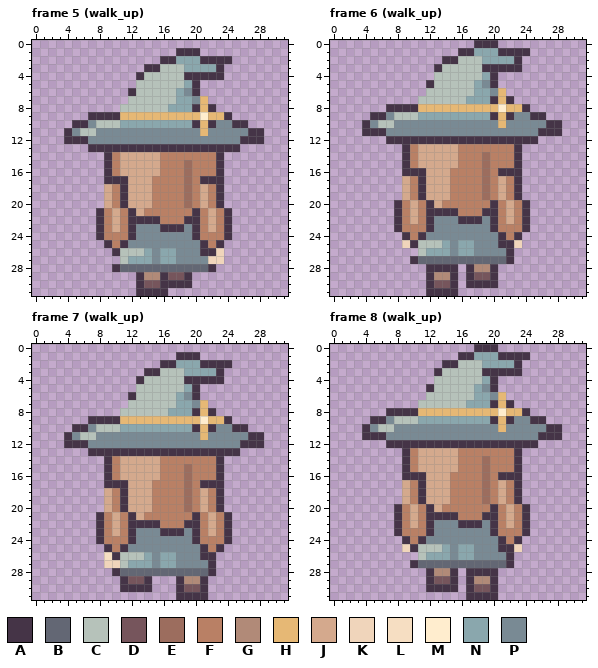
Two states of a pixel-art file, Art/Characters/NPC32/residents/aster.aseprite. The picture above is the old version.
32x32 pixels, 22 frames. Colours within 5 levels of each other are drawn and written as one. Shown: frame 5 (walk_up), frame 6 (walk_up), frame 7 (walk_up), frame 8 (walk_up). The commit also changed other frames, which this record leaves out.
Palette (. is transparent): A #453447  B #636774  C #b6c2ba  D #76555c  E #9c6d5e  F #b98065  G #b18a78  H #e6b875  J #d4a98d  K #f0d5bb  L #f6dec2  M #ffedce  N #8aa7ad  P #798a94
After the commit:
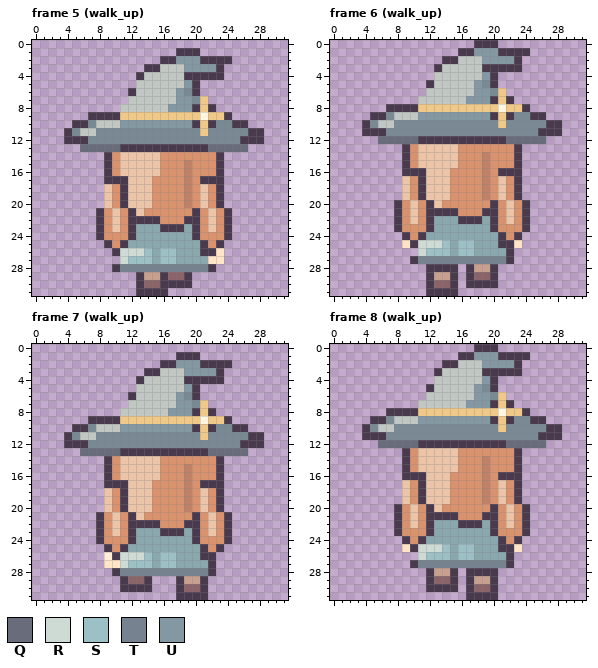
Colours new in this view: Q #696d7b  R #cedbd4  S #9cc0c6  T #76828f  U #8398a2
Difference:
@@ palette @@
-A #453447
+A #4a3a4e
-C #b6c2ba
+C #c1c7c2
-D #76555c
+D #8a6468
-E #9c6d5e
+E #bf8268
-F #b98065
+F #d9926e
-G #b18a78
+G #c8a090
-H #e6b875
+H #f0c888
-J #d4a98d
+J #ecc4a8
-K #f0d5bb
+K #ffe4c8
-L #f6dec2
+L #ffedd5
-M #ffedce
+M #fff6e2
--- frame 5 (walk_up), layers "Headwear", "Clothing"
@@ x 0..31 @@
  1 ..................AAA...........
- 2 ................AANNNAAAA.......
- 3 ..............AACCCNNNNA........
+ 2 ................AAUUUAAAA.......
+ 3 ..............AACCCUUUUA........
  4 .............ACCCCCAAAAA........
- 5 .............CCCCCCNA...........
- 6 ............ACCCCCNPA...........
- 7 ............CCCCCCNNPH..........
- 8 ...........CCCCCCNNNAHA.........
+ 5 .............CCCCCCUA...........
+ 6 ............ACCCCCUPA...........
+ 7 ............CCCCCCUUPH..........
+ 8 ...........CCCCCCUUUAHA.........
  9 .......AAAAHHHHHHHHHHMHHA.......
-10 .....AAPCCCNNNNNNNNNAHAPPAA.....
+10 .....AAPCCCUUUUUUUUUAHAPPAA.....
 11 ....APCCPPPPPPPPPPPPPHPPPPPAA...
 12 ....AAAPPPPPPPPPPPPPPPPPPPAAA...
-13 .......AAAAAAAAAAAAAAAAAAA......
+13 ......QQQQQAAAAAAAAAAAQQQQQ.....
 14 .........AFJJJJJFFFFFFFA........
@@ x 9..23 @@
 22 FJFAAAAFFFAAFJF
-23 FJFAPPPAAAPAFJF
-24 FFFAPPPPPPPAFFF
-25 AFAPPPPPPPPPAFA
-26 .ACCCNPNNPPPAAK
-27 ..CNNNPNNPPPPKK
-28 .ABBBBBBBBBBBA.
+23 FJFANNNAAANAFJF
+24 FFFANNNNNNNAFFF
+25 AFANNNNNNNNNAFA
+26 .ARRRSNSSNNNAAK
+27 ..RSSSNSSNNNNKK
+28 .ATTTTTTTTTTTA.
 29 ....AGGADDA....
--- frame 6 (walk_up), layers "Headwear", "Clothing"
@@ x 0..31 @@
  0 ..................AAA...........
- 1 ................AANNNAAAA.......
- 2 ..............AACCCNNNNA........
+ 1 ................AAUUUAAAA.......
+ 2 ..............AACCCUUUUA........
  3 .............ACCCCCAAAAA........
- 4 .............CCCCCCNA...........
- 5 ............ACCCCCNPA...........
- 6 ............CCCCCCNNPH..........
- 7 ...........CCCCCCNNNAHA.........
+ 4 .............CCCCCCUA...........
+ 5 ............ACCCCCUPA...........
+ 6 ............CCCCCCUUPH..........
+ 7 ...........CCCCCCUUUAHA.........
  8 .......AAAAHHHHHHHHHHMHHA.......
- 9 .....AAPCCCNNNNNNNNNAHAPPAA.....
+ 9 .....AAPCCCUUUUUUUUUAHAPPAA.....
 10 ....APCCPPPPPPPPPPPPPHPPPPPAA...
 11 ....AAAPPPPPPPPPPPPPPPPPPPAAA...
-12 .......AAAAAAAAAAAAAAAAAAA......
+12 ......QQQQQAAAAAAAAAAAQQQQQ.....
 13 .........AFJJJJJFFFFFFFA........
@@ x 9..23 @@
 21 FJFAAAAFFFAAFJF
-22 FJFAPPPAAAPAFJF
-23 FFFAPPPPPPPAFFF
-24 AFAPPPPPPPPPAFA
-25 KACCCNPNNPPPAAK
-26 ..CNNNPNNPPPPA.
-27 .ABBBBBBBBBBBA.
+22 FJFANNNAAANAFJF
+23 FFFANNNNNNNAFFF
+24 AFANNNNNNNNNAFA
+25 KARRRSNSSNNNAAK
+26 ..RSSSNSSNNNNA.
+27 .ATTTTTTTTTTTA.
 28 ...AAAA.AGGA...
--- frame 7 (walk_up), layers "Headwear", "Clothing"
@@ x 0..31 @@
  1 ..................AAA...........
- 2 ................AANNNAAAA.......
- 3 ..............AACCCNNNNA........
+ 2 ................AAUUUAAAA.......
+ 3 ..............AACCCUUUUA........
  4 .............ACCCCCAAAAA........
- 5 .............CCCCCCNA...........
- 6 ............ACCCCCNPA...........
- 7 ............CCCCCCNNPH..........
- 8 ...........CCCCCCNNNAHA.........
+ 5 .............CCCCCCUA...........
+ 6 ............ACCCCCUPA...........
+ 7 ............CCCCCCUUPH..........
+ 8 ...........CCCCCCUUUAHA.........
  9 .......AAAAHHHHHHHHHHMHHA.......
-10 .....AAPCCCNNNNNNNNNAHAPPAA.....
+10 .....AAPCCCUUUUUUUUUAHAPPAA.....
 11 ....APCCPPPPPPPPPPPPPHPPPPPAA...
 12 ....AAAPPPPPPPPPPPPPPPPPPPAAA...
-13 .......AAAAAAAAAAAAAAAAAAA......
+13 ......QQQQQAAAAAAAAAAAQQQQQ.....
 14 .........AFJJJJJFFFFFFFA........
@@ x 9..23 @@
 22 FJFAAAAFFFAAFJF
-23 FJFAPPPAAAPAFJF
-24 FFFAPPPPPPPAFFF
-25 AFAPPPPPPPPPAFA
-26 LACCCNPNNPPPAA.
-27 KKCNNNPNNPPPPA.
-28 .ABBBBBBBBBBBA.
+23 FJFANNNAAANAFJF
+24 FFFANNNNNNNAFFF
+25 AFANNNNNNNNNAFA
+26 LARRRSNSSNNNAA.
+27 KKRSSSNSSNNNNA.
+28 .ATTTTTTTTTTTA.
 29 ..ADDA...AGGA..
--- frame 8 (walk_up), layers "Headwear", "Clothing"
@@ x 0..31 @@
  0 ..................AAA...........
- 1 ................AANNNAAAA.......
- 2 ..............AACCCNNNNA........
+ 1 ................AAUUUAAAA.......
+ 2 ..............AACCCUUUUA........
  3 .............ACCCCCAAAAA........
- 4 .............CCCCCCNA...........
- 5 ............ACCCCCNPA...........
- 6 ............CCCCCCNNPH..........
- 7 ...........CCCCCCNNNAHA.........
+ 4 .............CCCCCCUA...........
+ 5 ............ACCCCCUPA...........
+ 6 ............CCCCCCUUPH..........
+ 7 ...........CCCCCCUUUAHA.........
  8 .......AAAAHHHHHHHHHHMHHA.......
- 9 .....AAPCCCNNNNNNNNNAHAPPAA.....
+ 9 .....AAPCCCUUUUUUUUUAHAPPAA.....
 10 ....APCCPPPPPPPPPPPPPHPPPPPAA...
 11 ....AAAPPPPPPPPPPPPPPPPPPPAAA...
-12 .......AAAAAAAAAAAAAAAAAAA......
+12 ......QQQQQAAAAAAAAAAAQQQQQ.....
 13 .........AFJJJJJFFFFFFFA........
@@ x 9..23 @@
 21 FJFAAAAFFFAAFJF
-22 FJFAPPPAAAPAFJF
-23 FFFAPPPPPPPAFFF
-24 AFAPPPPPPPPPAFA
-25 KACCCNPNNPPPAAK
-26 ..CNNNPNNPPPPA.
-27 .ABBBBBBBBBBBA.
+22 FJFANNNAAANAFJF
+23 FFFANNNNNNNAFFF
+24 AFANNNNNNNNNAFA
+25 KARRRSNSSNNNAAK
+26 ..RSSSNSSNNNNA.
+27 .ATTTTTTTTTTTA.
 28 ...AGGA.AAAA...
Boxes around the changes in both pictures, in picture pixels (x1, y1, x2, y2):
changed: (64, 48, 264, 296)
changed: (362, 40, 562, 296)
changed: (64, 352, 264, 600)
changed: (362, 344, 562, 600)
